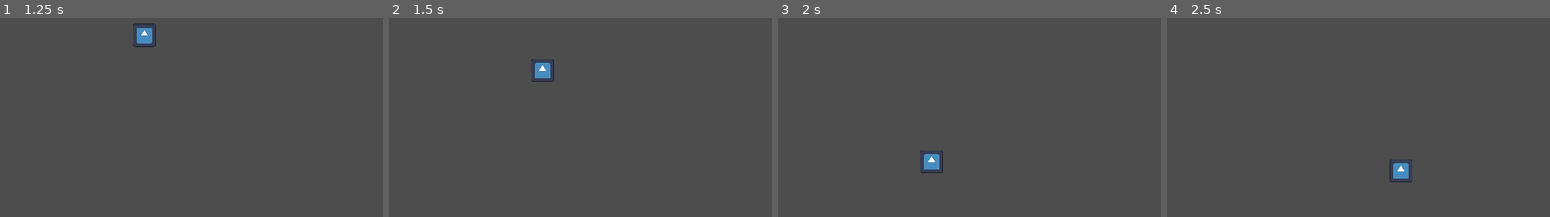
Above: before the commit, frames 1-4 (left to right).
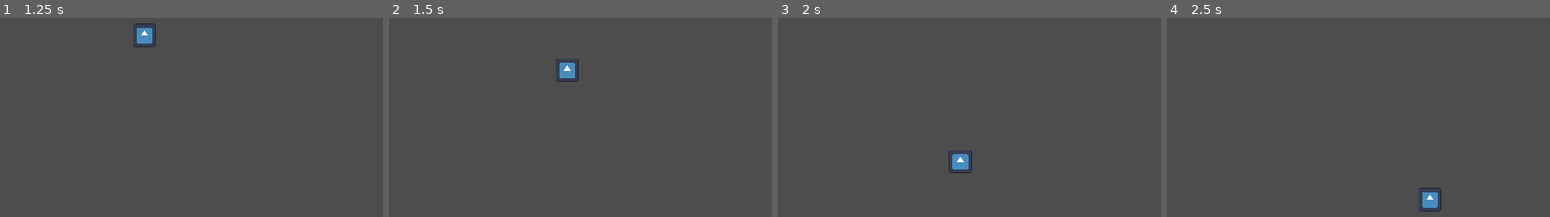
Above: after the commit, the same moments.

Repository: michaelwiest/godot-noah-game
Game: Godot game, scene res://scenes/main.tscn
Two runs of this game, one before a commit and one after it. Both use one fixed random seed, a clock stepped at 60 frames per second and the inputs below. The engine's default icon, where the game draws it, is replaced by a stand-in: a white triangle on a blue panel in a dark square.
Inputs:
- Up to frame 1 (1.25 s): tap Enter at 0.5 s; hold Right (ui_right) from 0.53 s (still down)
- Up to frame 2 (1.5 s): release Right (ui_right) at 1.28 s; hold Down (ui_down) from 1.28 s (still down)
- Up to frame 3 (2 s): keep holding Down (ui_down)
- Up to frame 4 (2.5 s): release Down (ui_down) at 2.03 s; hold Right (ui_right) from 2.03 s (still down)

Frame 1 is identical in both runs. In frame 2, 0.7% of the frame differs, in the area x 37-50%, y 20-33%; in frame 3, 0.8%, in the area x 37-51%, y 66-78%; in frame 4, 0.8%.

Commit message:
more sane movement

Diff:
--- a/game/scripts/player/player.gd
+++ b/game/scripts/player/player.gd
@@ -7,12 +7,16 @@
 # Called every frame. 'delta' is the elapsed time since the previous frame.
 func _physics_process(delta):
 	var direction: Vector2 = Vector2(Input.get_axis("ui_left", "ui_right"), Input.get_axis("ui_up", "ui_down"))
-	if direction:
+	if direction.y:
 		var velocity_y: float = velocity.y + sign(direction.y) * acceleration
 		if velocity.y < 0:
 			velocity.y = max(velocity_y, -max_speed * abs(direction.y))
 		else:
 			velocity.y = min(velocity_y, max_speed * abs(direction.y))
+	else:
+
+		velocity.y = move_toward(velocity.y, 0, friction)
+	if direction.x:
 		var velocity_x: float = velocity.x + sign(direction.x) * acceleration
 		if velocity.x < 0:
 			velocity.x = max(velocity_x, -max_speed * abs(direction.x))
@@ -20,5 +24,5 @@
 			velocity.x = min(velocity_x, max_speed * abs(direction.x))
 	else:
 		velocity.x = move_toward(velocity.x, 0, friction)
-		velocity.y = move_toward(velocity.y, 0, friction)
+
 	move_and_slide()
